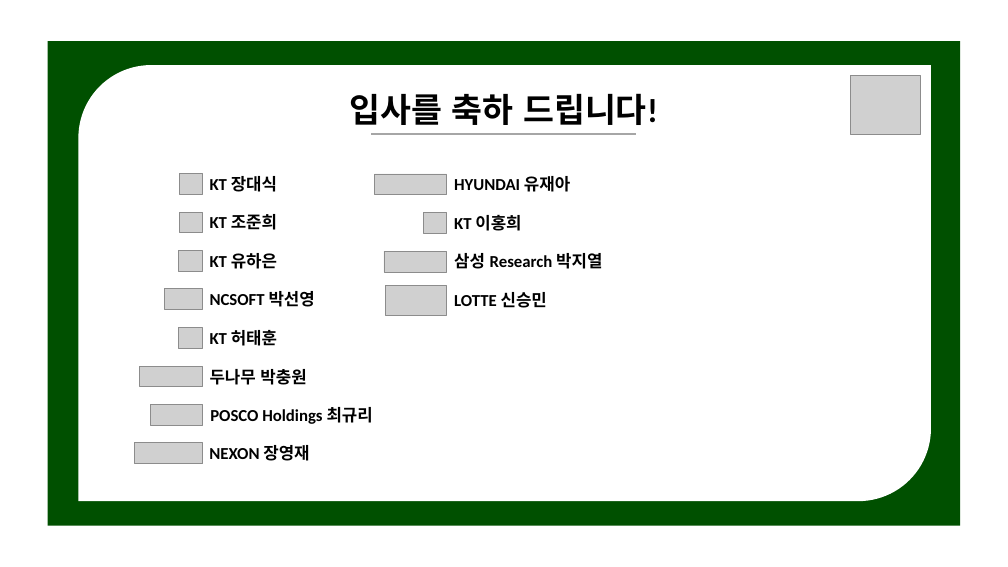
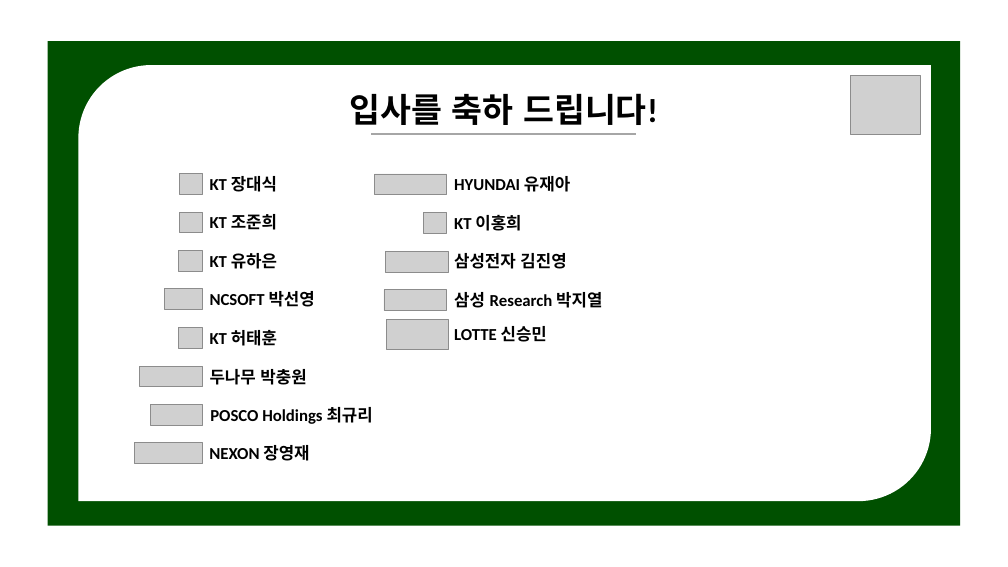
Before and after one commit to NLPlab-skku/NLPlab-skku.github.io, a slide deck: slide 3 of assets/img/notice/template.pptx. Drawn at 1008x567 pixels with LibreOffice and Linux fonts; fonts in the diff are those of the drawing; grey boxes stand for pictures. Boxes give left, top, right and bottom in pixels: in the first picture for what was removed or moved away, otherwise in the second. Text is boxed around its words. In the diff, an @@ line names an element or a change of style, - is before the commit and + after.

```diff
--- a/assets/img/notice/template.pptx
+++ b/assets/img/notice/template.pptx
@@ picture added at (386, 251, 448, 272) @@
@@ text added at (454, 253, 566, 269), 16 pt, text #000000, bold @@
+삼성전자 김진영
@@ picture: place and size @@
-picture at (384, 251, 447, 272)
+picture at (384, 290, 447, 311)
@@ text "삼성 Research 박지열": place and size @@
-text "삼성 Research 박지열" at (454, 253, 602, 269)
+text "삼성 Research 박지열" at (454, 292, 602, 308)
@@ picture: place and size @@
-picture at (386, 285, 447, 315)
+picture at (387, 320, 448, 349)
@@ text "LOTTE 신승민": place and size @@
-text "LOTTE 신승민" at (454, 292, 547, 308)
+text "LOTTE 신승민" at (454, 326, 547, 342)
```
Also in this commit, not shown: 15 other files.
